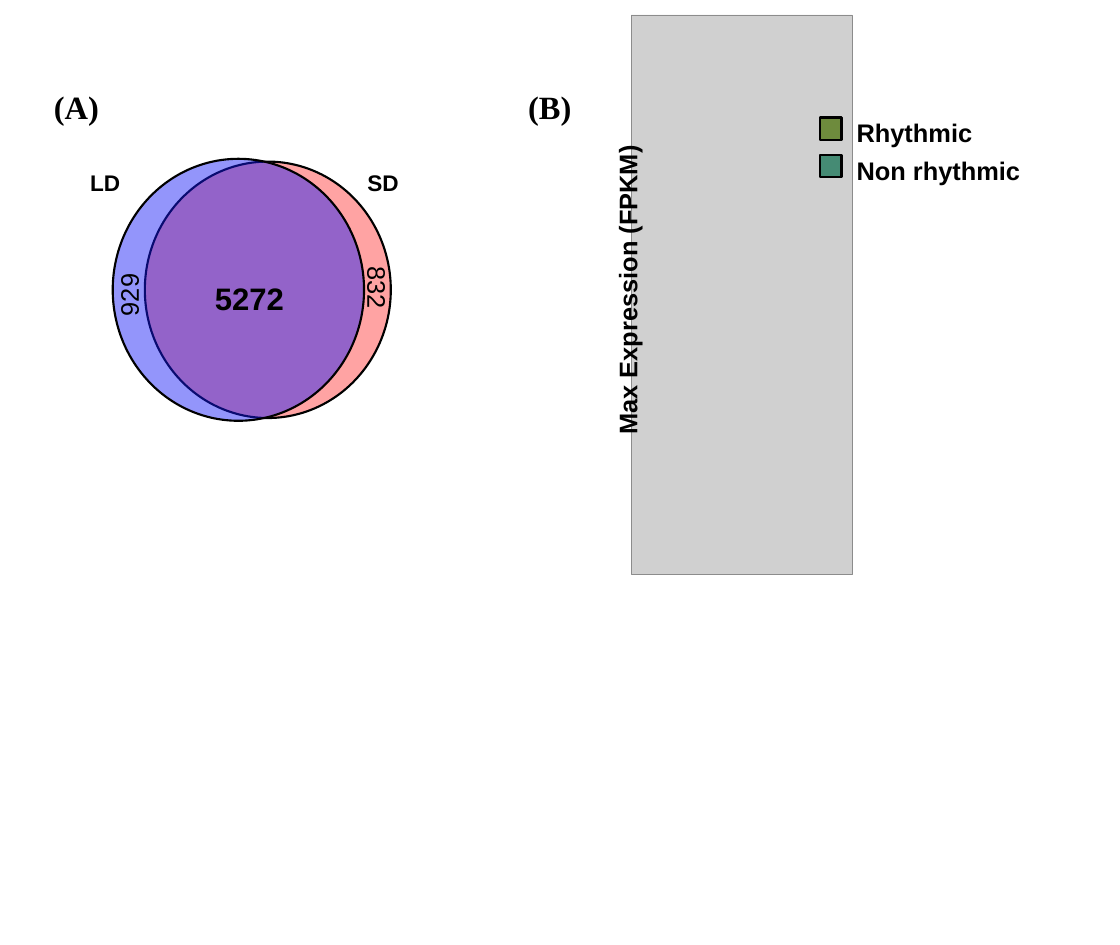
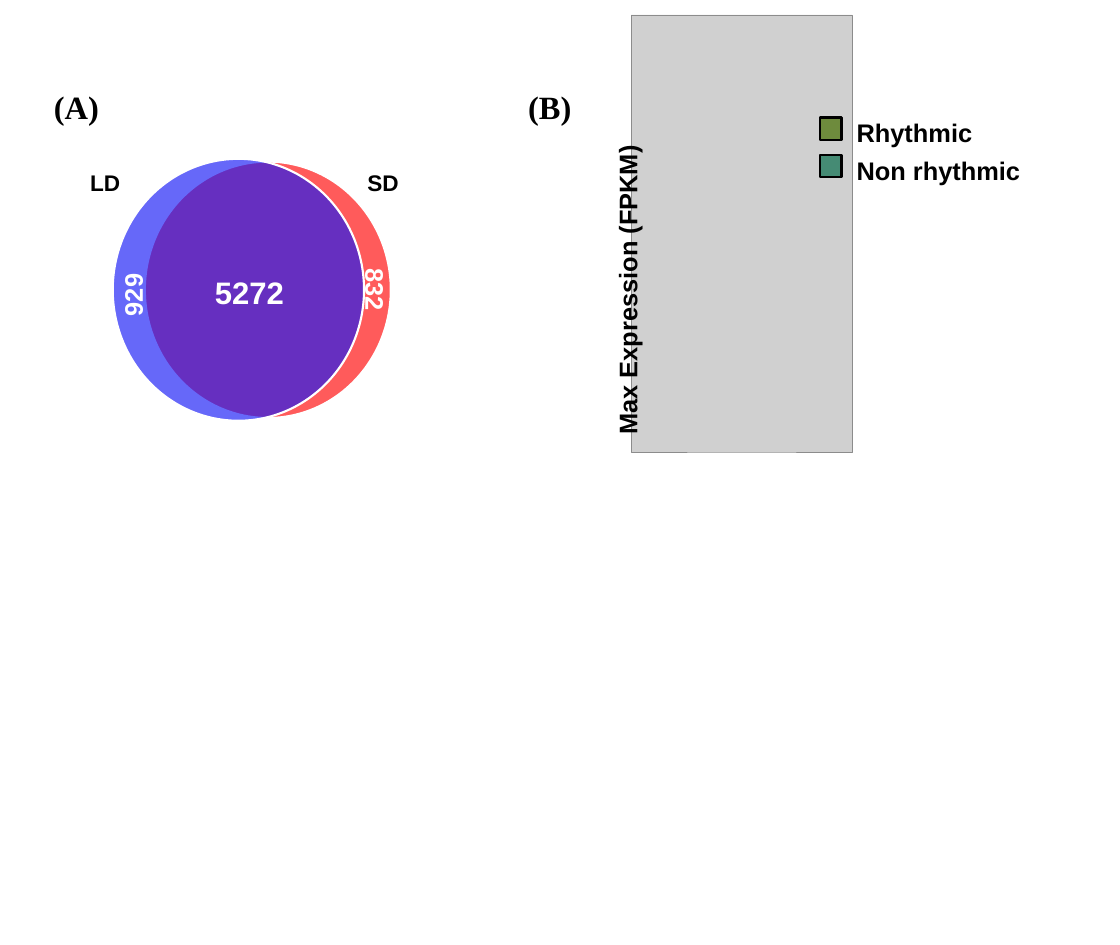
Before and after one commit to ABRomeroLosada/PhD_thesis, a slide deck: slide 1 of Fig_chapter2/2-Transcriptome rhythmicity/figure1.odp. Drawn at 1120x945 pixels with LibreOffice and Linux fonts; fonts in the diff are those of the drawing; grey boxes stand for pictures. Boxes give left, top, right and bottom in pixels: in the first picture for what was removed or moved away, otherwise in the second. Text is boxed around its words. In the diff, an @@ line names an element or a change of style, - is before the commit and + after.

```diff
--- a/Fig_chapter2/2-Transcriptome rhythmicity/figure1.odp
+++ b/Fig_chapter2/2-Transcriptome rhythmicity/figure1.odp
@@ picture: place and size @@
-picture at [631,15,852,574]
+picture at [631,15,852,452]
@@ ellipse at [113,159,364,421]: fill #1518F7 at 46% opacity to #1518F7 at 65% opacity; outline #000000 3 pt to #FFFFFF 3 pt @@
@@ ellipse at [145,162,391,418]: fill #FF3838 at 46% opacity to #FF3838 at 82% opacity; outline #000000 3 pt to #FFFFFF 3 pt @@
@@ text "929" at [120,278,148,315]: text colour #000000 to #FFFFFF, bold on @@
@@ text "832" at [360,272,388,309]: text colour #000000 to #FFFFFF, bold on @@
@@ text "5272" at [215,282,284,305]: text colour #000000 to #FFFFFF @@
```
Also in this commit, not shown: 1 slide added, 4 other files.
